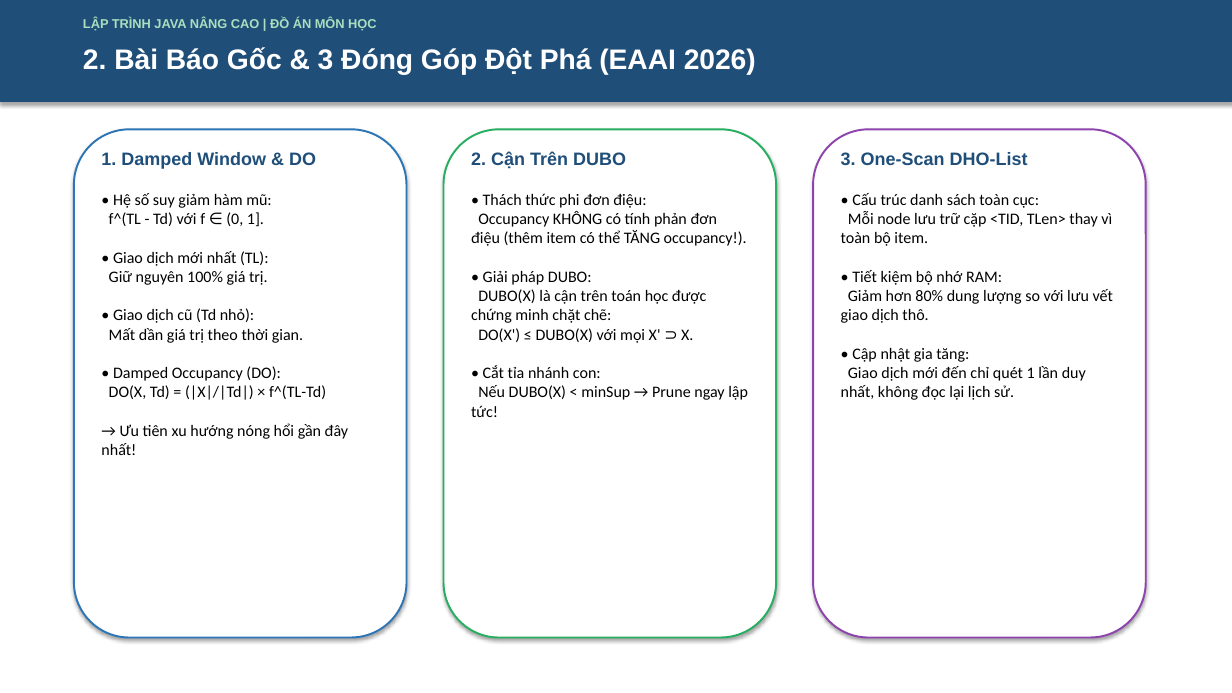
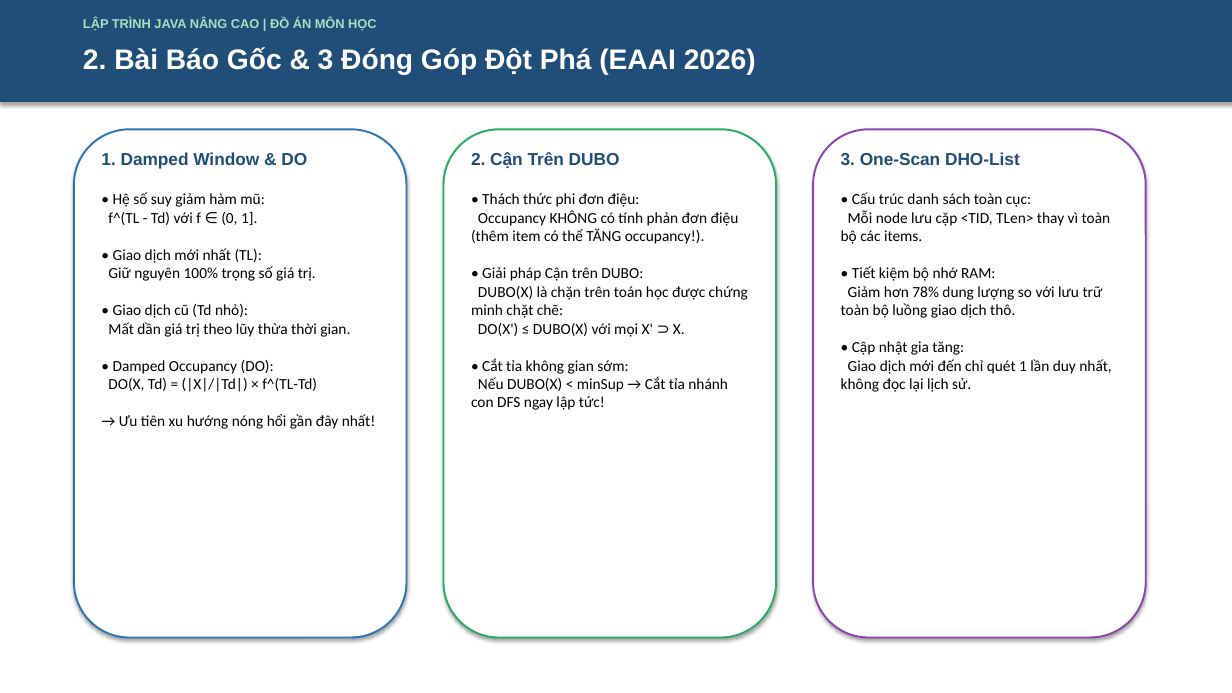
Before and after one commit to 2312741-sudo/javanc, a slide deck: slide 3 of docs/ThuyetTrinh_DeTai_DHOPM_2312741_NguyenThanhTam.pptx. Drawn at 1232x693 pixels with LibreOffice and Linux fonts; fonts in the diff are those of the drawing. Boxes give left, top, right and bottom in pixels: in the first picture for what was removed or moved away, otherwise in the second. Text is boxed around its words. In the diff, an @@ line names an element or a change of style, - is before the commit and + after.

```diff
--- a/docs/ThuyetTrinh_DeTai_DHOPM_2312741_NguyenThanhTam.pptx
+++ b/docs/ThuyetTrinh_DeTai_DHOPM_2312741_NguyenThanhTam.pptx
@@ size 14 to 13.5 pt in 3 elements at <box>101,152,307,168</box>, <box>471,152,620,168</box>, <box>841,152,1020,165</box> @@
@@ text at <box>108,192,376,429</box>: text changed; size 12.5 to 12 pt @@
-• Hệ số suy giảm hàm mũ:
-f^(TL - Td) với f ∈ (0, 1].
-• Giao dịch mới nhất (TL):
-Giữ nguyên 100% giá trị.
-• Giao dịch cũ (Td nhỏ):
-Mất dần giá trị theo thời gian.
-• Damped Occupancy (DO):
-DO(X, Td) = (|X|/|Td|) × f^(TL-Td)
-→ Ưu tiên xu hướng nóng hổi gần đây nhất!
+• Hệ số suy giảm hàm mũ:
+f^(TL - Td) với f ∈ (0, 1].
+• Giao dịch mới nhất (TL):
+Giữ nguyên 100% trọng số giá trị.
+• Giao dịch cũ (Td nhỏ):
+Mất dần giá trị theo lũy thừa thời gian.
+• Damped Occupancy (DO):
+DO(X, Td) = (|X|/|Td|) × f^(TL-Td)
+→ Ưu tiên xu hướng nóng hổi gần đây nhất!
@@ text at <box>471,193,748,410</box>: text changed; size 12.5 to 12 pt @@
-• Thách thức phi đơn điệu:
-Occupancy KHÔNG có tính phản đơn điệu (thêm item có thể TĂNG occupancy!).
-• Giải pháp DUBO:
-DUBO(X) là cận trên toán học được chứng minh chặt chẽ:
-DO(X') ≤ DUBO(X) với mọi X' ⊃ X.
-• Cắt tỉa nhánh con:
-Nếu DUBO(X) < minSup → Prune ngay lập tức!
+• Thách thức phi đơn điệu:
+Occupancy KHÔNG có tính phản đơn điệu (thêm item có thể TĂNG occupancy!).
+• Giải pháp Cận trên DUBO:
+DUBO(X) là chặn trên toán học được chứng minh chặt chẽ:
+DO(X') ≤ DUBO(X) với mọi X' ⊃ X.
+• Cắt tỉa không gian sớm:
+Nếu DUBO(X) < minSup → Cắt tỉa nhánh con DFS ngay lập tức!
@@ text at <box>841,192,1111,392</box>: text changed; size 12.5 to 12 pt @@
-• Cấu trúc danh sách toàn cục:
-Mỗi node lưu trữ cặp <TID, TLen> thay vì toàn bộ item.
-• Tiết kiệm bộ nhớ RAM:
-Giảm hơn 80% dung lượng so với lưu vết giao dịch thô.
-• Cập nhật gia tăng:
-Giao dịch mới đến chỉ quét 1 lần duy nhất, không đọc lại lịch sử.
+• Cấu trúc danh sách toàn cục:
+Mỗi node lưu cặp <TID, TLen> thay vì toàn bộ các items.
+• Tiết kiệm bộ nhớ RAM:
+Giảm hơn 78% dung lượng so với lưu trữ toàn bộ luồng giao dịch thô.
+• Cập nhật gia tăng:
+Giao dịch mới đến chỉ quét 1 lần duy nhất, không đọc lại lịch sử.
```
Also in this commit, not shown: 10 other slides changed, 2 slides added, 1 other file.
